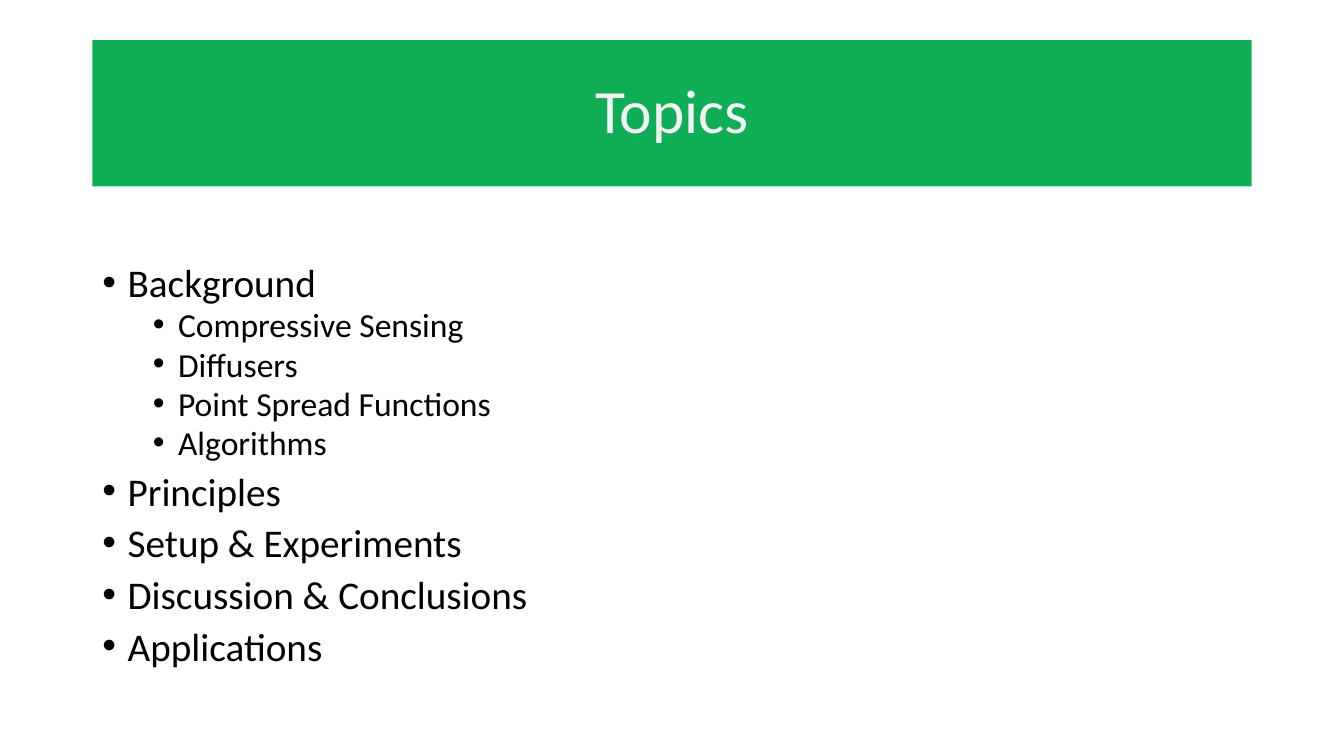
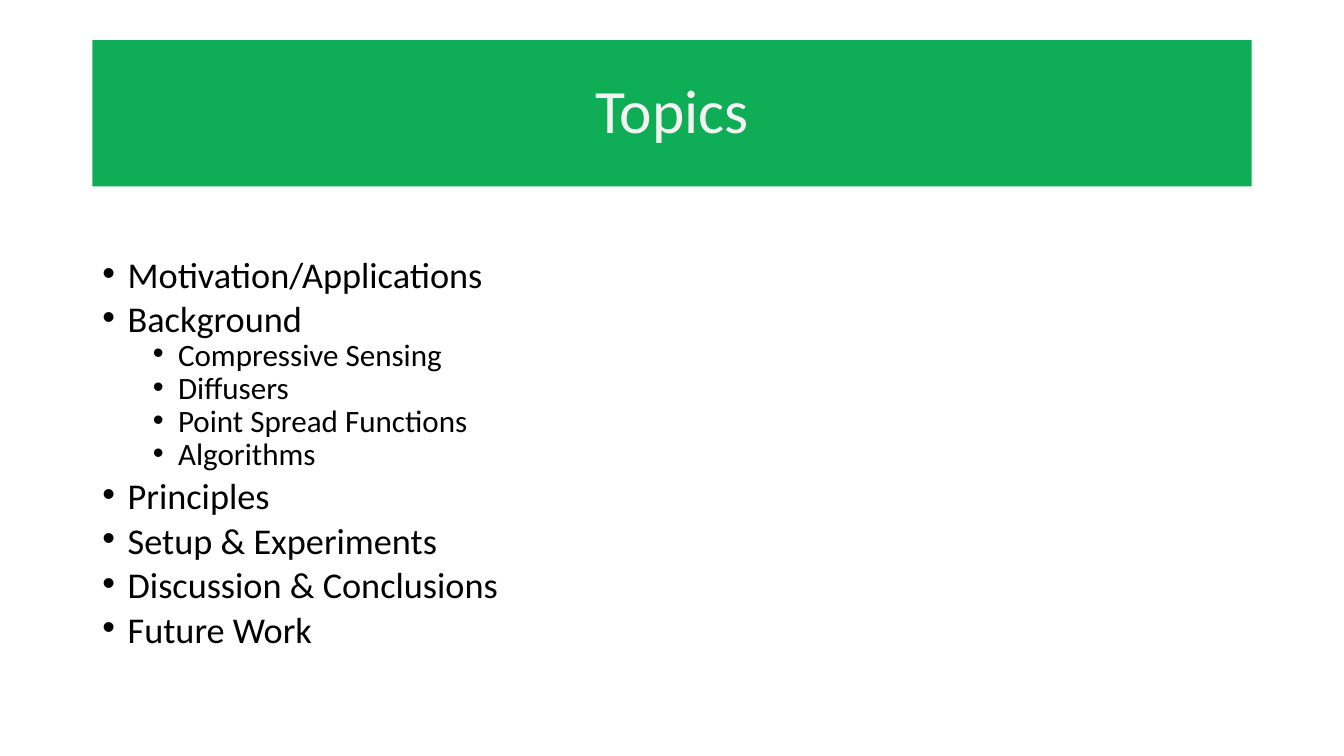
Before and after one commit to mathFPGAseek/und_eecs590_F21, a slide deck: slide 2 of diffuser_cam_20211202_rev1.pptx. Drawn at 1344x756 pixels with LibreOffice and Linux fonts; fonts in the diff are those of the drawing; background and template pictures are left out. Boxes give left, top, right and bottom in pixels: in the first picture for what was removed or moved away, otherwise in the second. Text is boxed around its words. In the diff, an @@ line names an element or a change of style, - is before the commit and + after.

```diff
--- a/diffuser_cam_20211202_rev1.pptx
+++ b/diffuser_cam_20211202_rev1.pptx
@@ text at [128,262,483,294]: paragraph added @@
+• Motivation/Applications
@@ text at [128,306,498,599]: size 28 to 25.9 pt in "Background", "Principles", "Setup & Experiments", "Discussion & Conclusions"; size 24 to 22.2 pt in "Compressive Sensing", "Diffusers", "Point Spread Functions", "Algorithms"; line spacing 0.8 to 0.7 @@
@@ text at [128,617,312,644]: text changed; size 28 to 25.9 pt @@
-• Applications
+• Future Work
```
Also in this commit, not shown: 9 other slides changed, 2 slides added, 1 slide removed.
